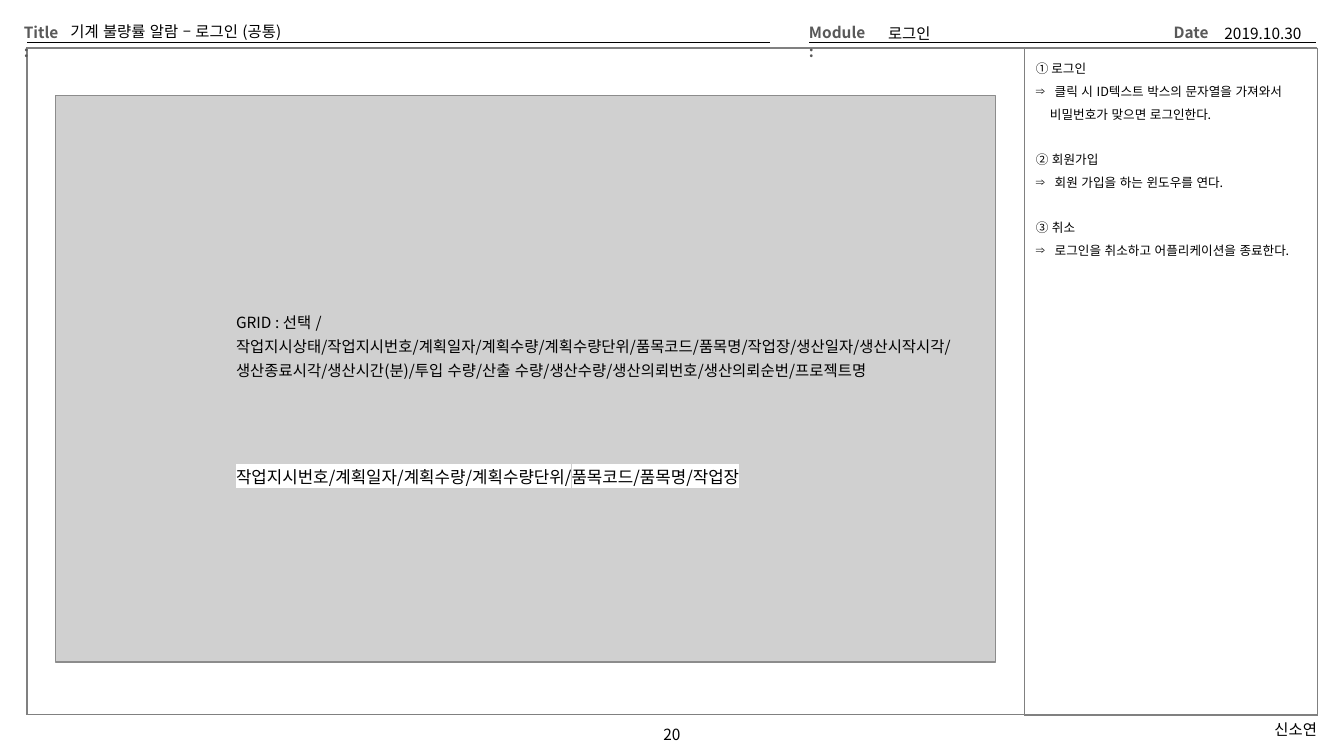
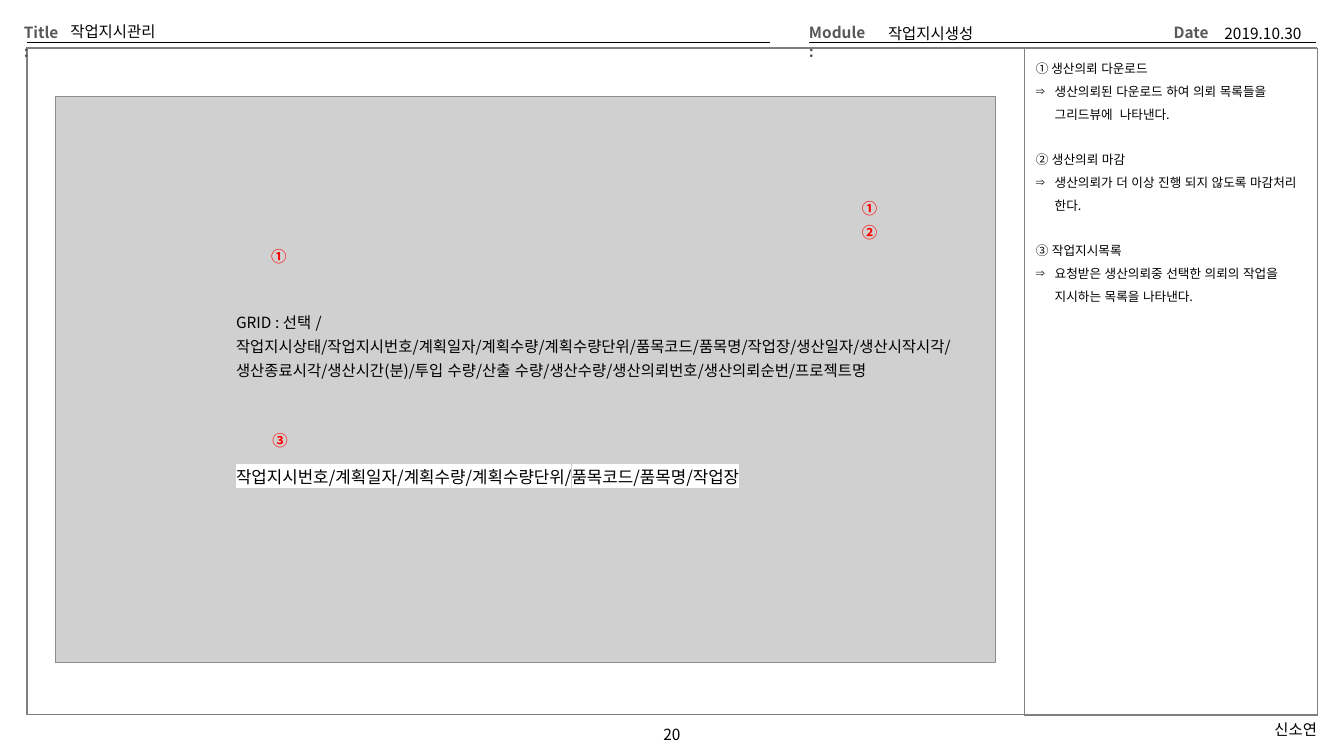
Before and after one commit to Cliedy-s/Team4, a slide deck: slide 20 of source/TEMP/Team4화면설계 - 김상영.pptx. Drawn at 1344x756 pixels with LibreOffice and Linux fonts; fonts in the diff are those of the drawing; grey boxes stand for pictures. Boxes give left, top, right and bottom in pixels: in the first picture for what was removed or moved away, otherwise in the second. Text is boxed around its words. In the diff, an @@ line names an element or a change of style, - is before the commit and + after.

```diff
--- a/source/TEMP/Team4화면설계 - 김상영.pptx
+++ b/source/TEMP/Team4화면설계 - 김상영.pptx
@@ title at (x1=70, y1=24, x2=155, y2=39): text changed @@
-기계 불량률 알람 – 로그인 (공통)
+작업지시관리
@@ text at (x1=888, y1=26, x2=973, y2=43): text changed @@
-로그인
+작업지시생성
@@ text at (x1=1036, y1=62, x2=1296, y2=302): text changed @@
-① 로그인
-⇒ 클릭 시 ID텍스트 박스의 문자열을 가져와서
-비밀번호가 맞으면 로그인한다.
-② 회원가입
-⇒ 회원 가입을 하는 윈도우를 연다.
-③ 취소
-⇒ 로그인을 취소하고 어플리케이션을 종료한다.
+① 생산의뢰 다운로드
+⇒ 생산의뢰된 다운로드 하여 의뢰 목록들을 그리드뷰에 나타낸다.
+② 생산의뢰 마감
+⇒ 생산의뢰가 더 이상 진행 되지 않도록 마감처리 한다.
+③ 작업지시목록
+⇒ 요청받은 생산의뢰중 선택한 의뢰의 작업을 지시하는 목록을 나타낸다.
@@ text added at (x1=862, y1=201, x2=877, y2=216), 11 pt, text #FF0000, bold @@
+①
@@ text added at (x1=862, y1=225, x2=877, y2=240), 11 pt, text #FF0000, bold @@
+②
@@ text added at (x1=271, y1=249, x2=286, y2=264), 11 pt, text #FF0000, bold @@
+①
@@ text added at (x1=272, y1=433, x2=287, y2=448), 11 pt, text #FF0000, bold @@
+③
```
Also in this commit, not shown: 13 other slides changed, 1 other file.
